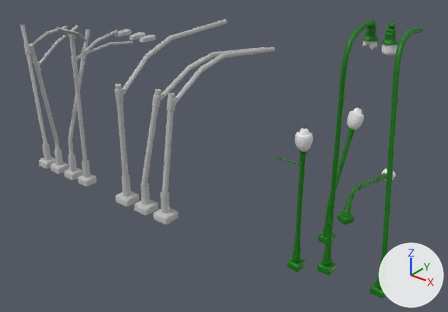
The FBX model Scene Environment Assets/UV Mapped/FBX/Lamps.fbx, before and after one commit.
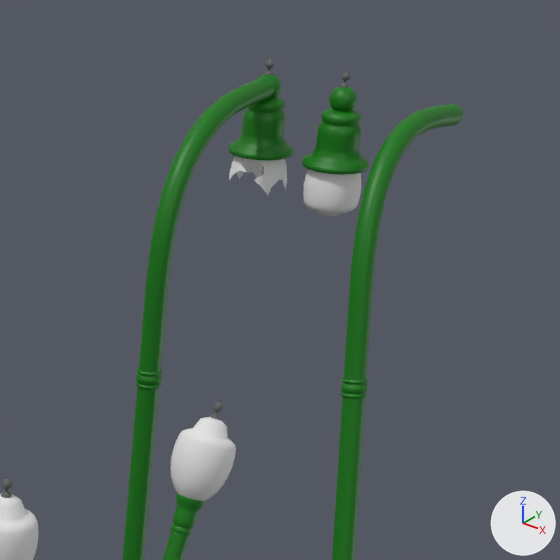
The first picture shows the older version from a camera (50 mm lens) standing at (0.457, -0.456, 0.38) and looking at (0.042, 0.063, 0.058). The close-ups show both versions on the part from 68% to 100% of the width and 0% to 46% of the height of that picture; other places that the commit changed are outside them. Lighting does not change. The marker at lower right points along +X, +Y and +Z. Where no turn or scale is listed for an object, it has been applied to the vertices.

Before the edit, the objects in view are built like this:
```python
ob_polysurface18 = bpy.data.objects.new('polySurface18', me_mesh_017)
ob_polysurface18.location = (0.2344, 0.0579, 0.2251)
ob_polysurface20 = bpy.data.objects.new('polySurface20', me_mesh_020)
ob_polysurface20.location = (0.2156, 0.0581, 0.2408)
ob_polysurface21 = bpy.data.objects.new('polySurface21', me_mesh_016)
ob_polysurface21.location = (0.216, 0.0574, 0.2266)
ob_polysurface37 = bpy.data.objects.new('polySurface37', me_mesh_025)
ob_polysurface37.location = (0.2344, 0.0581, 0.2408)
ob_psphere29 = bpy.data.objects.new('pSphere29', me_mesh_012)
ob_psphere29.location = (0.19, 0.0773, 0.0755)
# also in view: 'pSphere23' at (0.187, 0.0, 0.08); 'polySurface36' at (0.264, 0.045, 0.123); 'polySurface17' at (0.216, 0.031, 0.125)
```
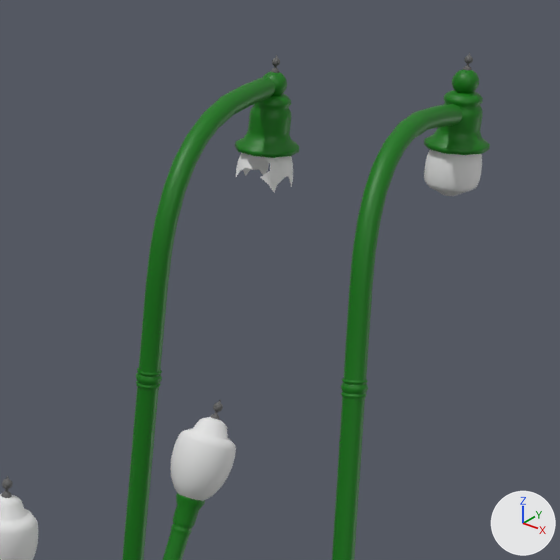
Changed parts and their boxes [x1, y1, x2, y2] in the close-ups (560 x 560 px):
'polySurface37', moved: before [302, 69, 369, 175]; after [424, 53, 490, 155]
'polySurface18', moved: before [303, 169, 361, 217]; after [424, 150, 482, 196]
'polySurface20', moved: before [228, 57, 293, 161]; after [235, 55, 299, 158]
'polySurface21', moved: before [229, 156, 287, 195]; after [236, 153, 293, 192]

The change, as a list of edits to the scene's bpy script:
```text
Change ob_polysurface37:
    ob_polysurface37.location: (0.2344, 0.0581, 0.2408) -> (0.2495, 0.0913, 0.2408)
Change ob_polysurface20:
    ob_polysurface20.location: (0.2156, 0.0581, 0.2408) -> (0.2156, 0.0613, 0.2408)
Change ob_polysurface21:
    ob_polysurface21.location: (0.216, 0.0574, 0.2266) -> (0.216, 0.0606, 0.2266)
Change ob_polysurface18:
    ob_polysurface18.location: (0.2344, 0.0579, 0.2251) -> (0.2495, 0.0911, 0.2251)
```
